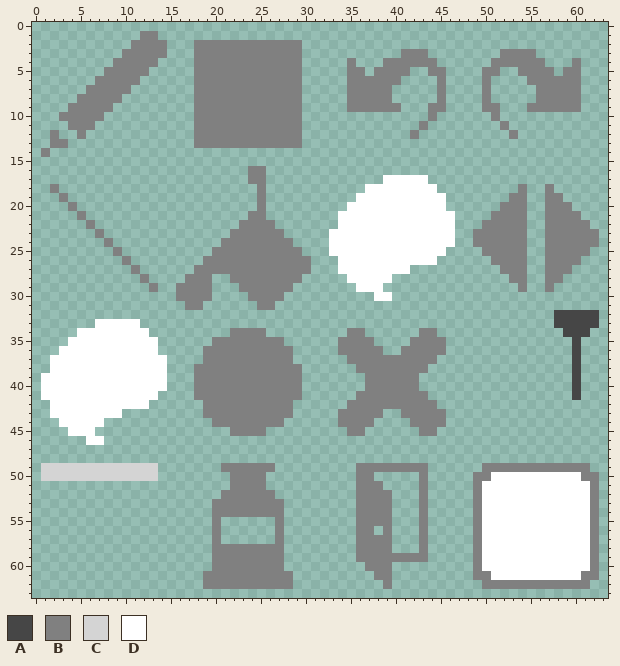
Edited in one commit: pixel-art sprite (Assets/tool_icon.png). Above, as it was before the edit.
The file is 64x64 pixels.
Palette (. is transparent): A #464646  B #808080  C #d4d4d4  D #ffffff
Pixels before (only the part around the change), first column x 8:
11 ..........BBBBBBBBBBBB......
12 ..........BBBBBBBBBBBB......
13 ..........BBBBBBBBBBBB......
14 ............................
15 ............................
16 ................BB..........
17 ................BB..........
18 .................B..........
19 .................B..........
20 .................B.........D
21 ................BB........DD
22 ...............BBBB.......DD
23 ..............BBBBBB.....DDD
24 B............BBBBBBBB....DDD
25 .B..........BBBBBBBBBB...DDD
26 ..B........BBBBBBBBBBBB...DD
27 ...B......BBBBBBBBBBBBB...DD
28 ....B....BBB..BBBBBBBB.....D
29 .....B..BBBB...BBBBBB.......
30 ........BBBB....BBBB........
31 .........BB......BB.........
32 ............................
33 DDDD........................
34 DDDDD.........BBBB.........B
35 DDDDDD......BBBBBBBB......BB
36 DDDDDD.....BBBBBBBBBB.....BB
37 DDDDDDD....BBBBBBBBBB......B
38 DDDDDDD...BBBBBBBBBBBB......
39 DDDDDDD...BBBBBBBBBBBB......
40 DDDDDDD...BBBBBBBBBBBB......
41 DDDDDD....BBBBBBBBBBBB......
42 DDDDD......BBBBBBBBBB......B
43 DD.........BBBBBBBBBB.....BB
44 ............BBBBBBBB......BB
New version:
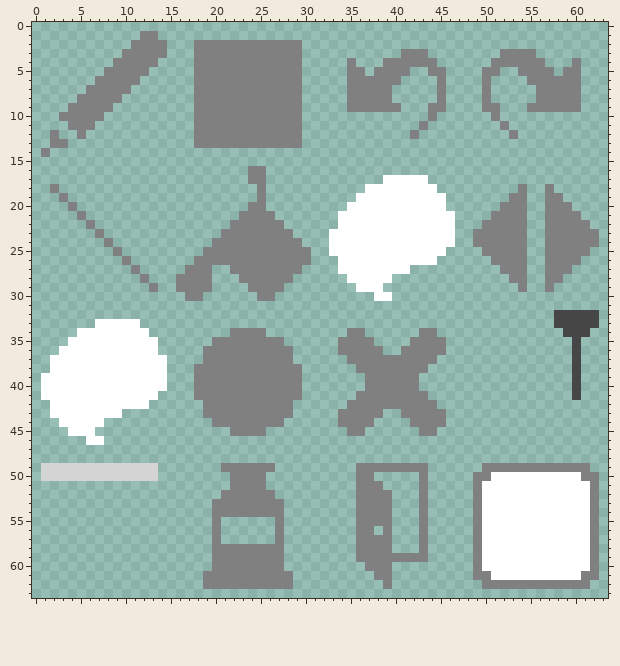
Commit message: アイコンの端がとなりに染み出しているので少し小さくする
Difference:
Changed rows in their new state; - is an unchanged pixel.
first column x 16:
20 --------B------
21 -------B--B----
22 ------B----B---
23 -----B------B--
24 ----B--------B-
25 ---B----------B
26 --B------------
27 -B--..--------.
28 B-----.------.-
29 -------.----.--
30 .--.----.--.---
31 -..------..----
Boxes around the changes in both pictures, in picture pixels (x1, y1, x2, y2):
changed: (176, 202, 311, 310)
